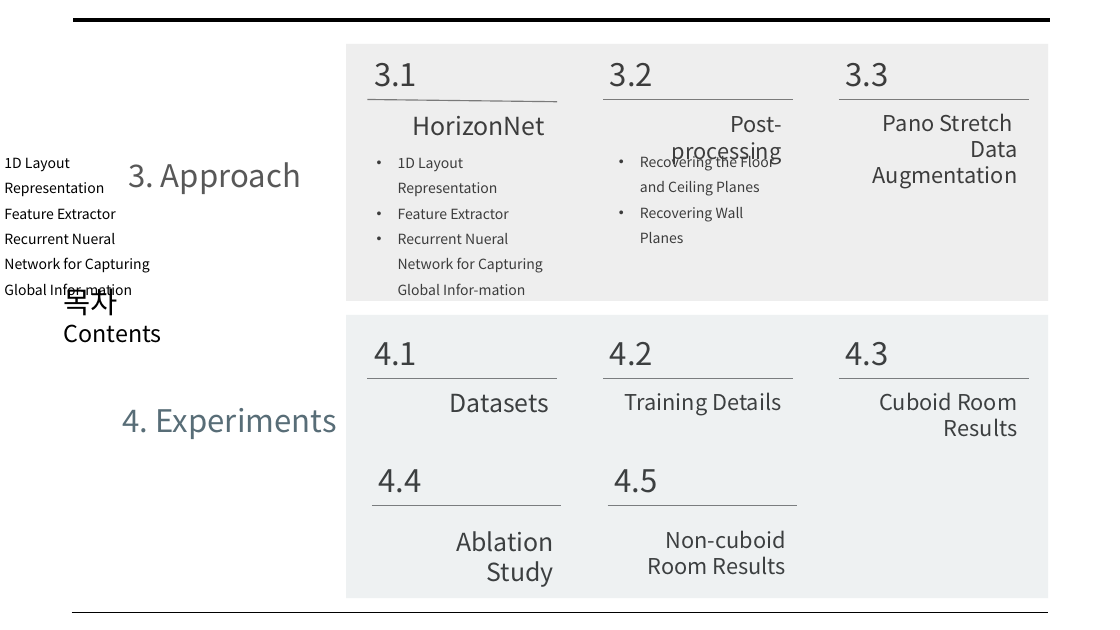
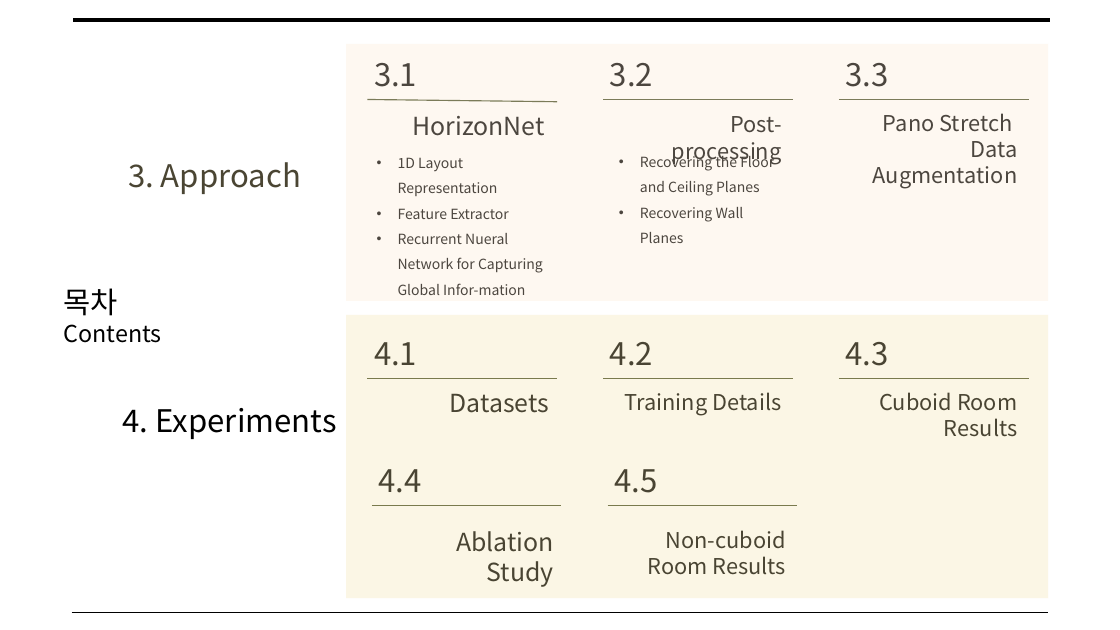
Before and after one commit to arittung/3D_Room_Layout_estimation, a slide deck: slide 2 of 관련 자료/HorizonNet 논문 해석.pptx. Drawn at 1120x630 pixels with LibreOffice and Linux fonts; fonts in the diff are those of the drawing. Boxes give left, top, right and bottom in pixels: in the first picture for what was removed or moved away, otherwise in the second. Text is boxed around its words. In the diff, an @@ line names an element or a change of style, - is before the commit and + after.

```diff
--- a/관련 자료/HorizonNet 논문 해석.pptx
+++ b/관련 자료/HorizonNet 논문 해석.pptx
@@ rectangle at <box>346,44,1048,300</box>: fill #C8C8C8 at 30% opacity to #FCE8D1 at 30% opacity @@
@@ line (367, 100) - (557, 102): stroke #595959 0.75 pt to #444D26 0.75 pt @@
@@ line (604, 100) - (793, 100): stroke #595959 0.75 pt to #444D26 0.75 pt @@
@@ line (839, 100) - (1028, 100): stroke #595959 0.75 pt to #444D26 0.75 pt @@
@@ text "3. Approach" at <box>128,162,301,194</box>: text colour #585858 to #4A4533 @@
@@ text removed at <box>4,157,543,299</box> @@
-• 1D Layout Representation
-• Feature Extractor
-• Recurrent Nueral Network for Capturing Global Infor-mation
@@ rectangle at <box>346,315,1048,598</box>: fill #C9D3D7 at 30% opacity to #F5E4A9 at 30% opacity @@
@@ text "4. Experiments" at <box>123,408,337,439</box>: text colour #586D77 to #000000 @@
@@ line (367, 379) - (557, 379): stroke #595959 0.75 pt to #444D26 0.75 pt @@
@@ line (604, 379) - (793, 379): stroke #595959 0.75 pt to #444D26 0.75 pt @@
@@ line (839, 379) - (1028, 379): stroke #595959 0.75 pt to #444D26 0.75 pt @@
@@ line (372, 506) - (561, 506): stroke #595959 0.75 pt to #444D26 0.75 pt @@
@@ line (608, 506) - (797, 506): stroke #595959 0.75 pt to #444D26 0.75 pt @@
```
Also in this commit, not shown: 6 other slides changed, 8 slides added, 1 other file.
